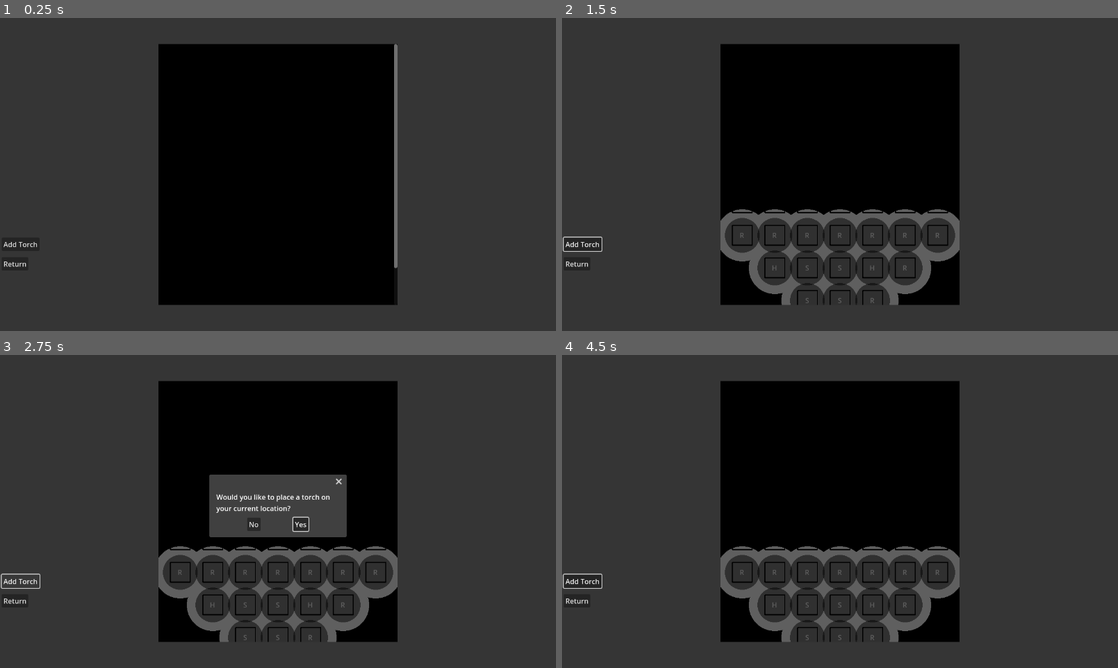
Above: before the commit, frames 1-4 (two rows, left to right).
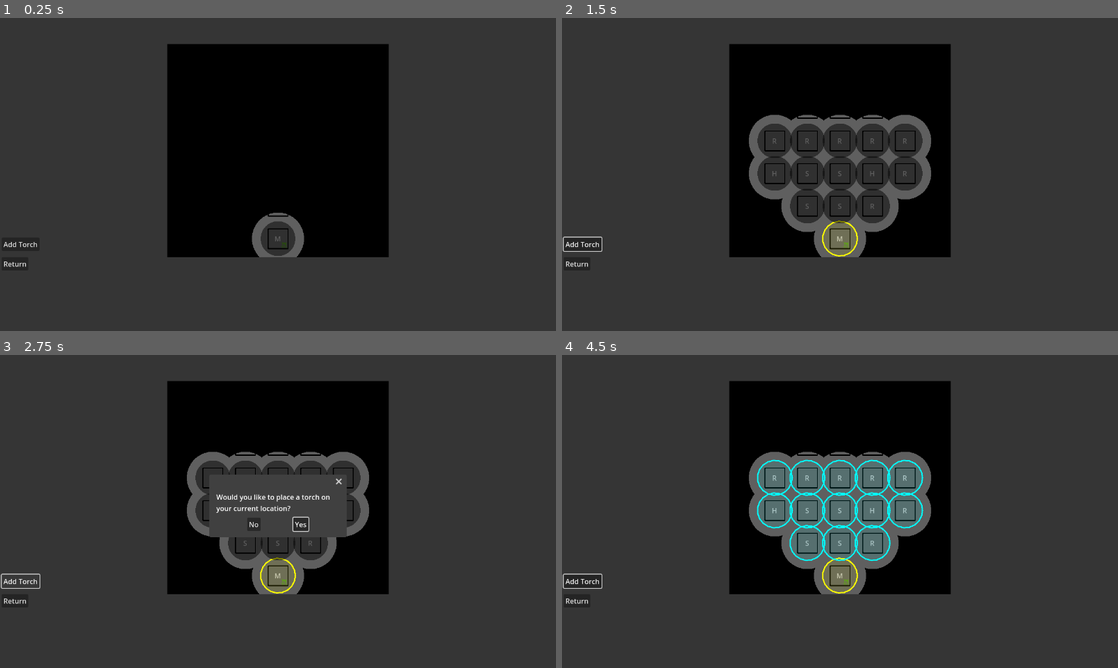
Above: after the commit, the same moments.

Repository: Saplings-Projects/1M_sub
Game: Godot game, scene res://#Scenes/MapUI.tscn
The game is run twice, just before and just after one commit, with the same random seed, the same clock (stepped at 60 frames per second) and the same inputs. This scene is started directly instead of the project's main scene.
Inputs:
- Up to frame 1 (0.25 s): no input
- Up to frame 2 (1.5 s): click "Add Torch" at 0.5 s; click "Yes" at 1.25 s
- Up to frame 3 (2.75 s): click "Add Torch" at 2 s
- Up to frame 4 (4.5 s): click "Yes" at 2.75 s; click "Add Torch" at 3.5 s; click "Yes" at 4.25 s

The runs differ from the first frame. In frame 1, 9.9% of the frame differs, in the area x 28-72%, y 8-92%; in frame 2, 19%; in frame 3, 15%; in frame 4, 20%.

Commit message:
Issue-9: Cleanup LightOverlay, add default for RoomBase light_level, prep for branch sync

Diff:
--- a/#Scenes/MapUI.tscn
+++ b/#Scenes/MapUI.tscn
@@ -16,7 +16,7 @@
 room_container = NodePath("SmoothScrollContainer/RoomContainer")
 room_addition_node = NodePath("SmoothScrollContainer/RoomContainer/RoomAdditionNode")
 torch_confirmation_dialog = NodePath("TorchPlacementConfirmationDialog")
-test_player_position = Vector2i(0, 3)
+test_player_position = Vector2i(0, 2)
 
 [node name="ColorRect" type="ColorRect" parent="."]
 layout_mode = 1
--- a/Map/LightOverlay.gd
+++ b/Map/LightOverlay.gd
@@ -15,31 +15,28 @@
 	offset_position_y = _offset_position_y
 
 func _draw():
-	var map_upper_half: PackedVector2Array
-	var map_bottom_half: PackedVector2Array
 	var room_circles: Array[PackedVector2Array]
 	var lit_rooms_to_draw: Array[RoomUI]
 	var first_room_rect: Rect2
 
 	# Iterating through the room array, if there is a lit room create a circular polygon PackedVector2 array
-	for floor_index: int in range(room_ui_array.size()):
-		var floor_array: Array = room_ui_array[floor_index]
-		var _first_room_in_array: bool = false
-
+	for floor_array: Array[RoomUI] in room_ui_array:
 		for room: RoomUI in floor_array:
 			if room != null:
 				if (room.get_light_level() != Enums.LightLevel.UNLIT):
 					room_circles.append(_calculate_points_for_circle(room))
 					lit_rooms_to_draw.append(room)
 				# Save the first room in the map, to help with the calculations of the darkness overlay
-				if floor_index == 0:
+				if first_room_rect == null:
 					first_room_rect = room.get_room_rect()
 
 	# Geometry2D.clip_polygons will only work if there are overlapping polygons, then we can get the inverse.
 	# In the case where a room's radius fully encompasses then  we will get a fully black screen.
-	# To remedy that, we break the darkness into two halves: first half is a rectangle from the top of the map container
-	# First half is a rectangle from the top of the map container to the position of the very first room node created.
-	# Second half is a rectangle that starts from the position of very first room node to the bottom of the map container
+	# To remedy that, we break the darkness into two halves:
+	# First half (map_upper_half) is a rectangle from the top of the map container to the position of the very first room node created.
+	# Second half (map_bottom_half) is a rectangle that starts from the position of very first room node to the bottom of the map container
+	var map_upper_half: PackedVector2Array
+	var map_bottom_half: PackedVector2Array
 	map_upper_half.append(Vector2(0, 0))
 	map_upper_half.append(Vector2(0, first_room_rect.position.y - offset_position_y))
 	map_upper_half.append(Vector2(room_container.get_size().x, first_room_rect.position.y - offset_position_y))
@@ -66,10 +63,10 @@
 
 		# From the finished merged polygon blob from the lit room circles we created above,
 		# Get the polygon inverse of the black overlay with the merged polygon blob we created above then draw them out.
-		var outer_polygons_upper_half = Geometry2D.clip_polygons(map_upper_half, current_lit_room_polygon)
+		var outer_polygons_upper_half: Array[PackedVector2Array] = Geometry2D.clip_polygons(map_upper_half, current_lit_room_polygon)
 		for outer: PackedVector2Array in outer_polygons_upper_half:
 			draw_polygon(outer, [Color(0, 0, 0, 1)])
-		var outer_polygons_bottom_half = Geometry2D.clip_polygons(map_bottom_half, current_lit_room_polygon)
+		var outer_polygons_bottom_half: Array[PackedVector2Array] = Geometry2D.clip_polygons(map_bottom_half, current_lit_room_polygon)
 		for outer: PackedVector2Array in outer_polygons_bottom_half:
 			draw_polygon(outer, [Color(0, 0, 0, 1)])
 
--- a/Map/MapManager.gd
+++ b/Map/MapManager.gd
@@ -2,7 +2,7 @@
 ## Class to manage backend for rooms (generation and such)
 
 var current_map: MapBase
-var map_width_array: Array[int] = [1, 3, 5, 7, 7, 7, 5, 3, 1]
+var map_width_array: Array[int] = [1, 3, 5, 5, 3, 1]
 var current_room: RoomBase
 
 #map_floors_width changes the width of the map's floors
--- a/Map/RoomBase.gd
+++ b/Map/RoomBase.gd
@@ -13,7 +13,7 @@
 
 signal on_light_level_changed
 
-func _init(_light_level: Enums.LightLevel):
+func _init(_light_level: Enums.LightLevel = Enums.LightLevel.UNLIT):
 	light_level = _light_level
 
 func _to_string() -> String:
@@ -22,6 +22,10 @@
 func get_room_abbreviation() -> String:
 	return room_event.get_room_abbreviation()
 
+func increase_light_level() -> void:
+	if light_level != Enums.LightLevel.BRIGHTLY_LIT:
+		light_level += 1
+
 func set_torch_active() -> void:
 	has_torch = true
 	if light_level == Enums.LightLevel.LIT:
--- a/UI/MapUI.gd
+++ b/UI/MapUI.gd
@@ -1,4 +1,5 @@
 extends Control
+class_name MapUI
 
 var map_scene: PackedScene = preload("res://#Scenes/CardScrollUI.tscn")
 var room_ui: PackedScene = load("res://Map/RoomUI.tscn")
@@ -39,12 +40,14 @@
 	var current_player_room_index = current_player_room.room_index
 
 	# TODO: Merge this in with the changes from Turtyo to figure out adjacent rooms and rooms in range
+	# TODO: Set light level when dimly lit and near player
 	var room_light_range = 1
 	var max_light_index = current_player_floor_index + _LIGHT_FLOOR_RANGE + 1
 
 	if current_player_floor_index + _LIGHT_FLOOR_RANGE + 1 > MapManager.map_width_array.size():
 		max_light_index = MapManager.map_width_array.size()
 
+	current_player_room.room.set_torch_active()
 	for floor_light_index: int in range(current_player_floor_index + 1, max_light_index):
 		var minimum_room_light_index: int = current_player_room_index - room_light_range
 		if current_player_room_index - room_light_range <= 0:
@@ -55,12 +58,8 @@
 		for room_light_index: int in range(minimum_room_light_index, maximum_room_light_index):
 			var room_ui: RoomUI = room_ui_array[floor_light_index][room_light_index]
 			if room_ui != null:
-				if floor_light_index == current_player_floor_index + 1 and room_ui.room.light_level == Enums.LightLevel.DIMLY_LIT:
-					room_ui.room.light_level = Enums.LightLevel.BRIGHTLY_LIT
-				else:
-					room_ui.room.light_level = Enums.LightLevel.DIMLY_LIT
+				room_ui.room.increase_light_level()
 		room_light_range += 1
-	current_player_room.room.set_torch_active()
 	light_overlay.queue_redraw()
 
 # Test function, Move this to test file
Not shown, changed: .gut_editor_config.json
